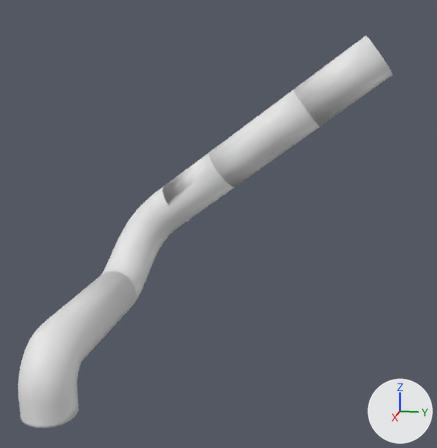
What one commit did to the FBX model JumperWireGame/Assets/Prefab/pipe_3-2.fbx.
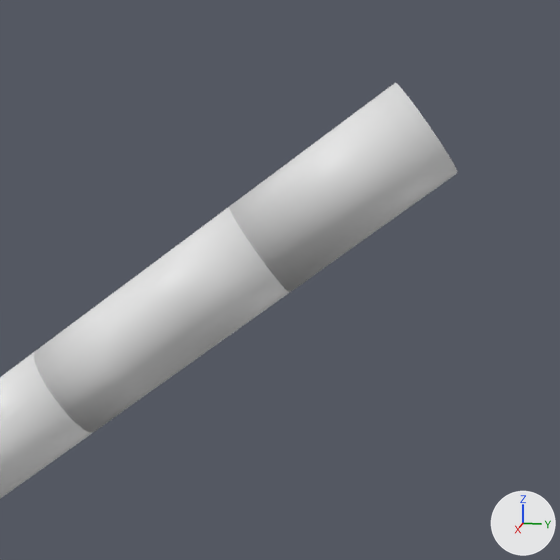
Old and new are each drawn whole from a 50 mm camera at (9.56, 4.82, 4.76) aimed at (-1.83, 2.54, 1.92) and again close up on the part from 45% to 100% of the width and 0% to 54% of the height. Arrows for +X, +Y and +Z are at lower right; the lights stay in place. Where no turn or scale is listed for an object, it has been applied to the vertices.
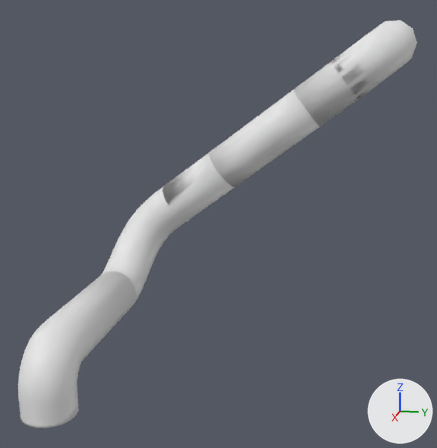
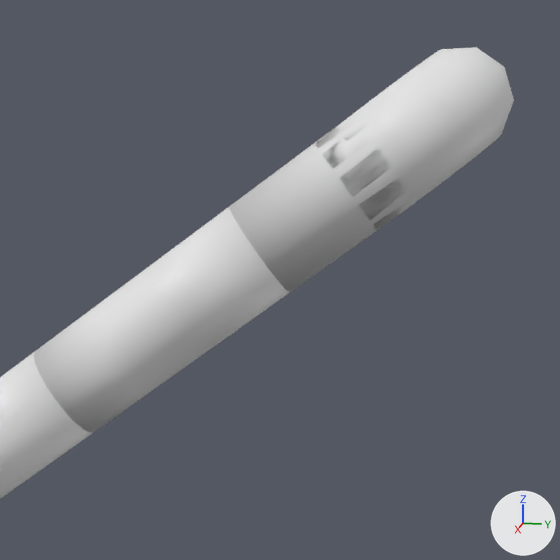
The newer file is also turned or shifted as a whole; pictures and numbers use the older file's frame.

Pixel boxes (x1, y1, x2, y2) of what changed, in the close-ups (560 x 560 px):
'NurbsPath.006', reshaped (25% wider, 17% taller)
    before: (229, 83, 457, 292)
    after: (229, 47, 514, 292)
part 1 of me_nurbspath_002, added
    after: (315, 47, 514, 230)
part 2 of me_nurbspath_002, cut back
    before: (278, 83, 457, 236)
    after: (278, 126, 415, 236)

What the commit changed:
me_nurbspath_002 is used by ob_nurbspath_006; location (-2.64, 0.0, 0.0).
me_nurbspath_002 had 96 vertices, 139 faces and spanned x -1.99..-0.99, y 3.77..5.84, z 3.67..5.57.
me_nurbspath_002 now has 2406 vertices, 4374 faces and spans x -2.63..-0.97, y 3.77..6.37, z 3.67..5.93.
me_nurbspath_002 part 1: a new loose piece of 2326 vertices spanning x -2.63..-0.97, y 4.54..6.37, z 4.26..5.93.
Part 2, on me_nurbspath_002:
56 vertices are removed from x -1.99..-0.99, y 4.3..5.84, z 4.14..5.57.
119 faces are deleted.
16 new vertices lie (0.0, 1.11, 0.84) away from vertices in x -1.97..-1.02, y 3.79..4.35, z 3.69..4.44.
12 new vertices lie (0.0, 1.11, 0.83) away from vertices in x -1.99..-0.99, y 3.77..4.37, z 3.67..4.47.
6 new vertices lie (0.0, 1.12, 0.83) away from vertices in x -1.89..-1.09, y 3.78..4.35, z 3.69..4.45.
6 new vertices lie (0.0, 1.12, 0.84) away from vertices in x -1.9..-1.09, y 3.77..4.36, z 3.67..4.46.
72 new faces join them.
